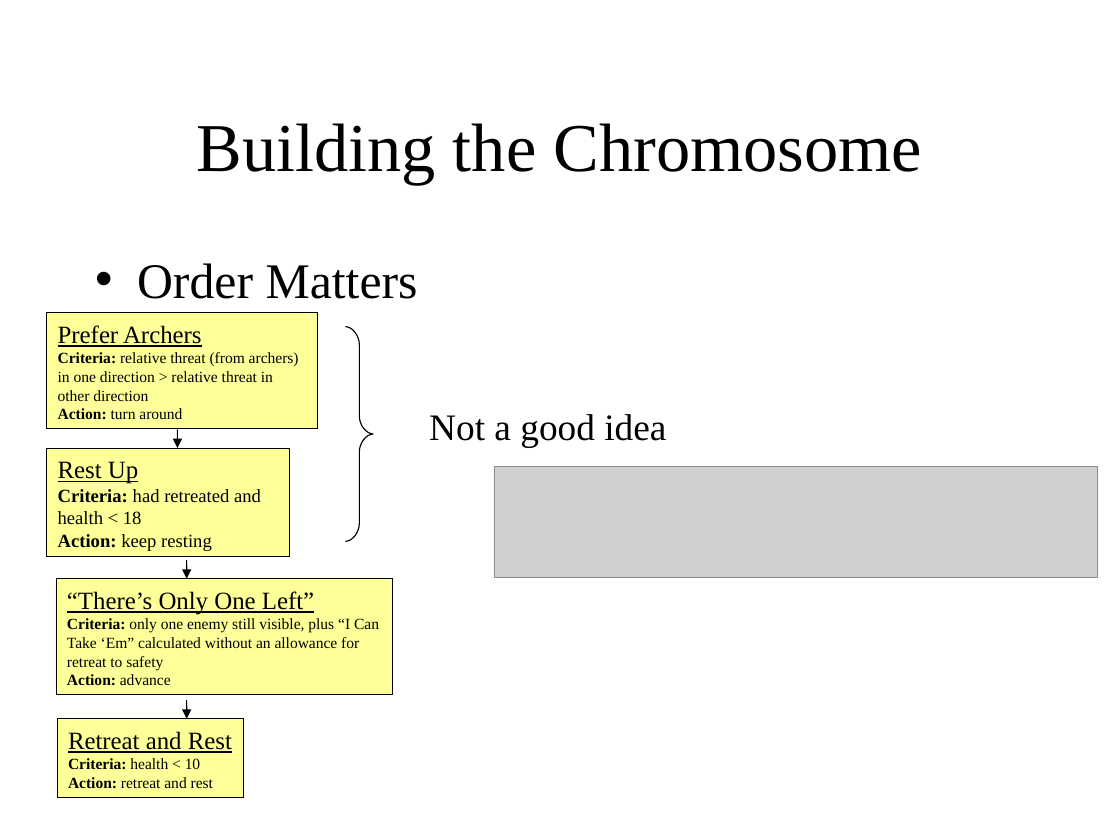
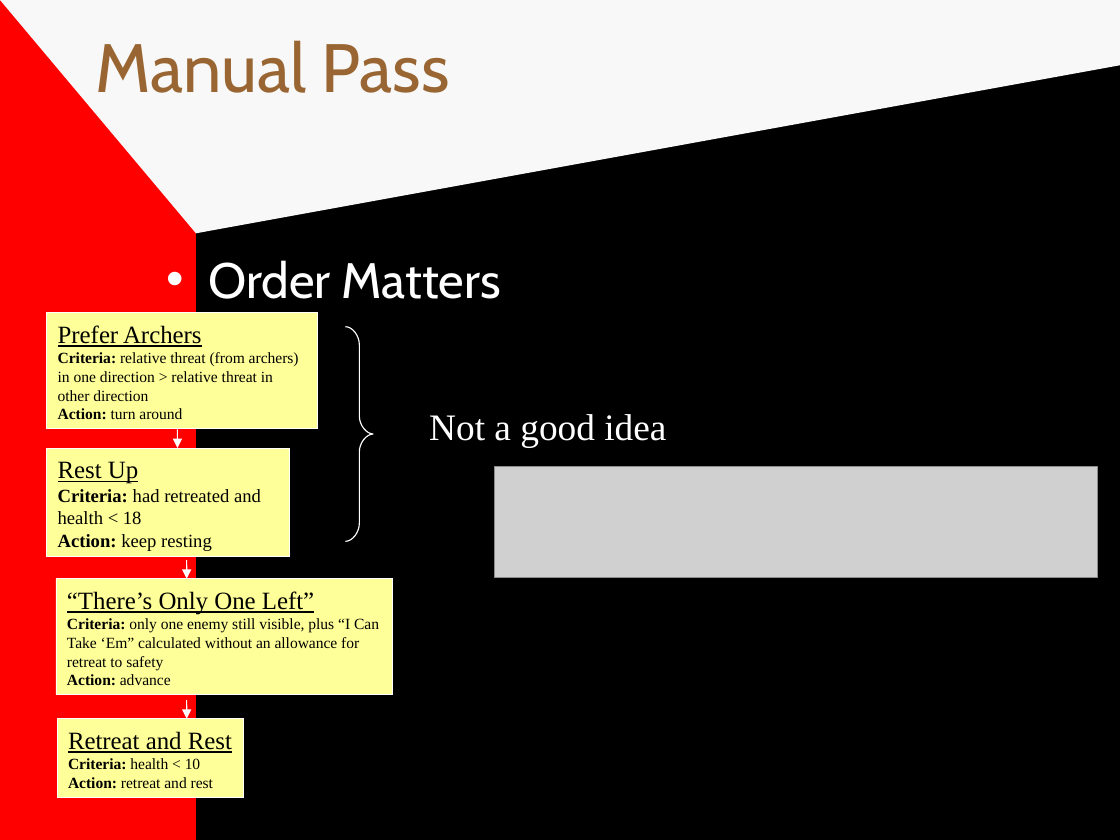
Before and after one commit to jkbishop8/GeneticAlgorithmsForAI, a slide deck: slide 17 of genetic_algorithms_and_rubywarrior_presentation.ppt (slide 12 before the commit). Drawn at 1120x840 pixels with LibreOffice and Linux fonts; fonts in the diff are those of the drawing; grey boxes stand for pictures. Boxes give left, top, right and bottom in pixels: in the first picture for what was removed or moved away, otherwise in the second. Text is boxed around its words. In the diff, an @@ line names an element or a change of style, - is before the commit and + after.

```diff
--- a/genetic_algorithms_and_rubywarrior_presentation.ppt
+++ b/genetic_algorithms_and_rubywarrior_presentation.ppt
@@ background #FFFFFF to #808080 @@
@@ rectangle added at box(0, 0, 196, 840), fill #FF0000 @@
@@ freeform shape added at box(0, 0, 1120, 233), fill #F8F8F8 @@
@@ rectangle added at box(196, 0, 1120, 840), fill #000000 @@
@@ title added at box(95, 40, 450, 93), 44 pt, text #996633 @@
+Manual Pass
@@ title removed at box(197, 123, 923, 185) @@
-Building the Chromosome
@@ text "Order Matters": place and size @@
-text "Order Matters" at box(137, 263, 418, 299)
+text "Order Matters" at box(208, 260, 501, 299)
@@ text "Order Matters" at box(208, 260, 501, 299): font Times New Roman to Cabin, text colour #000000 to #FFFFFF; bullet colour #000000 to #FFFFFF @@
@@ outline #000000 0.51 pt to #FFFFFF 0.51 pt in 4 elements at box(57, 719, 243, 797), box(47, 448, 290, 557), box(56, 579, 392, 696), box(47, 312, 318, 429) @@
@@ freeform shape at box(345, 327, 373, 542): outline #000000 0.74 pt to #FFFFFF 0.74 pt @@
@@ text "Not a good idea" at box(429, 414, 666, 447): text colour #000000 to #FFFFFF @@
@@ arrow (177, 429) - (177, 448): stroke #000000 0.74 pt to #FFFFFF 0.74 pt @@
@@ arrow (187, 560) - (187, 579): stroke #000000 0.74 pt to #FFFFFF 0.74 pt @@
@@ arrow (187, 700) - (187, 719): stroke #000000 0.74 pt to #FFFFFF 0.74 pt @@
```
Also in this commit, not shown: 22 other slides changed, 27 slides added, 1 slide removed.
